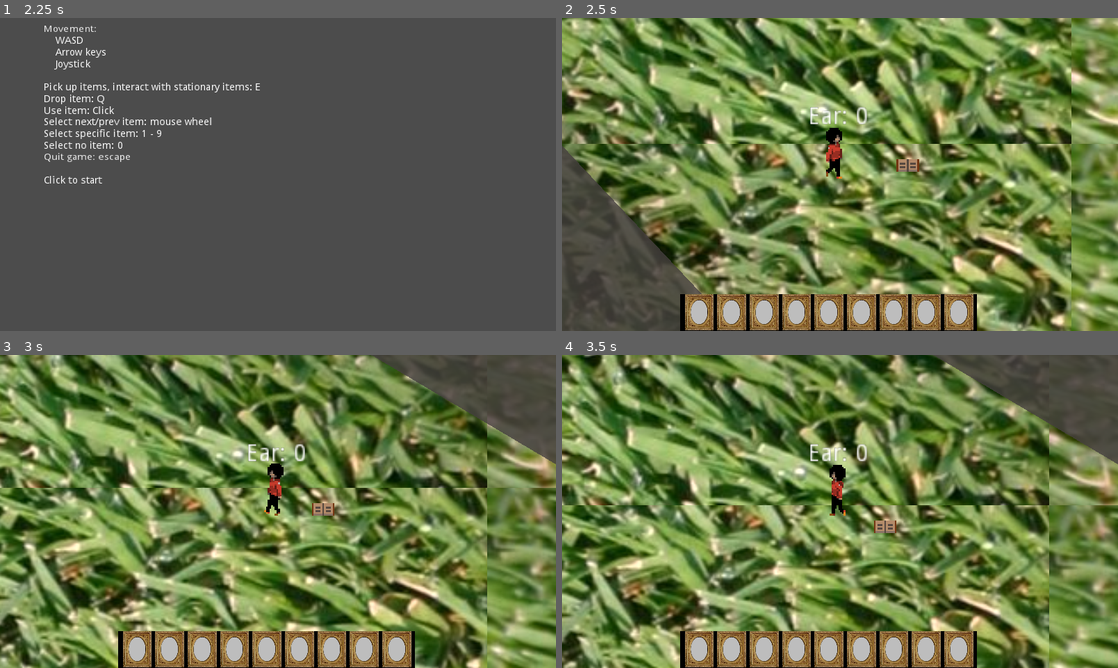
Above: before the commit, frames 1-4 (two rows, left to right).
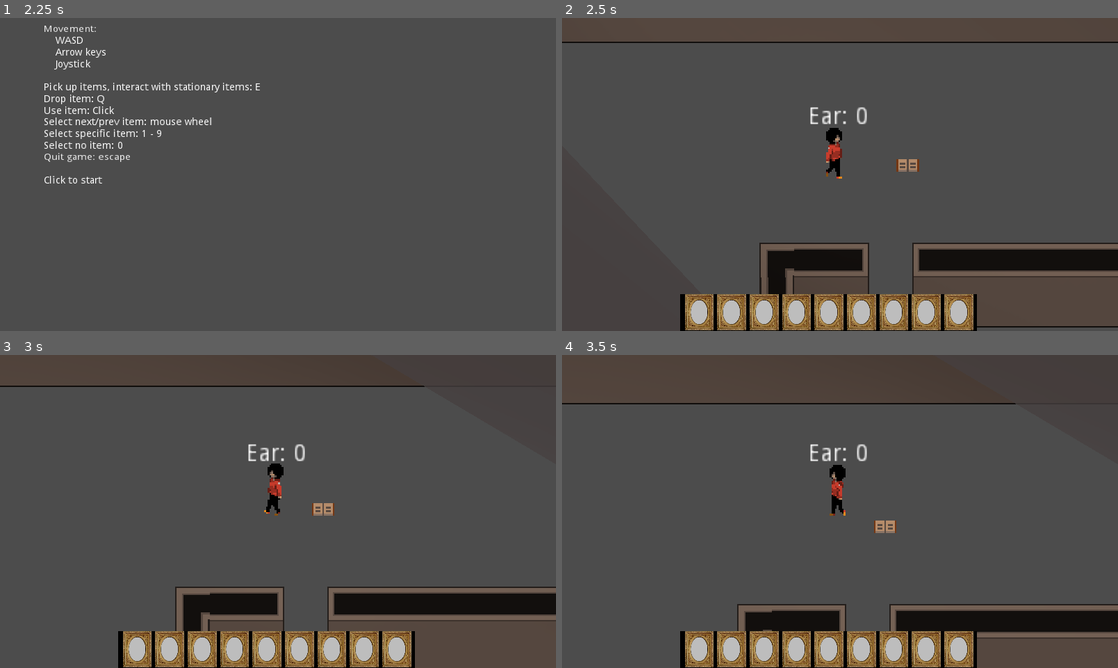
Above: after the commit, the same moments.

Repository: feyrkh/spook-encounters
Game: Godot game, scene res://scene/splashscreen/SplashScreen.tscn
The game is run twice, just before and just after one commit, with the same random seed, the same clock (stepped at 60 frames per second) and the same inputs.
Inputs (mouse positions are in pixels of both pictures, inside the frame that each line leads up to):
- Up to frame 1 (2.25 s): move the mouse to (400, 158) at 0.52 s; hold D (p1_move_right) 0.53-1.28 s; click (400, 158) at 0.6 s; tap Enter at 1.25 s; move the mouse to (166, 190) at 1.27 s; hold S (p1_move_down) 1.28-2.03 s; tap Tab (cycle_selected_item) at 1.35 s; click (166, 190) at 1.55 s; move the mouse to (333, 105) at 2.02 s; hold D (p1_move_right) from 2.03 s (still down); tap X (drop_held_item) at 2.1 s
- Up to frame 2 (2.5 s): keep holding D (p1_move_right); click (895, 105) at 2.3 s
- Up to frame 3 (3 s): move the mouse to (250, 574) at 2.77 s; release D (p1_move_right) at 2.78 s; hold W (p1_move_up) from 2.78 s (still down); tap 0 (inv_select_0) at 2.85 s
- Up to frame 4 (3.5 s): keep holding W (p1_move_up); click (812, 574) at 3.05 s

Frame 1 is identical in both runs. In frame 2, 84% of the frame differs, in the area x 0-100%, y 0-100%; in frame 3, 87%; in frame 4, 87%.

Commit message:
9-patch room demo with obstructions

Diff:
--- /dev/null
+++ b/assets/wall segments/9patch-wall.gd
@@ -0,0 +1,8 @@
+extends NinePatchRect
+
+
+# Called when the node enters the scene tree for the first time.
+func _ready():
+	$StaticBody2D/MoveObstruction.shape = RectangleShape2D.new()
+	$StaticBody2D/MoveObstruction.shape.extents = self.rect_size/2
+	$StaticBody2D/MoveObstruction.position = self.rect_size/2
--- /dev/null
+++ b/assets/wall segments/9patch-wall.tscn
@@ -0,0 +1,36 @@
+[gd_scene load_steps=5 format=2]
+
+[ext_resource path="res://assets/wall segments/wall-stretch_vertical.png" type="Texture" id=1]
+[ext_resource path="res://assets/wall segments/9patch-wall.gd" type="Script" id=2]
+
+[sub_resource type="RectangleShape2D" id=1]
+extents = Vector2( 20, 24 )
+
+[sub_resource type="OccluderPolygon2D" id=2]
+cull_mode = 1
+polygon = PoolVector2Array( 40, 0, 0, 0, 0, 19, 40, 19 )
+
+[node name="wall" type="NinePatchRect"]
+margin_right = 40.0
+margin_bottom = 40.0
+texture = ExtResource( 1 )
+patch_margin_left = 5
+patch_margin_top = 5
+patch_margin_right = 5
+patch_margin_bottom = 43
+script = ExtResource( 2 )
+__meta__ = {
+"_edit_use_anchors_": false
+}
+
+[node name="StaticBody2D" type="StaticBody2D" parent="."]
+collision_mask = 0
+
+[node name="MoveObstruction" type="CollisionShape2D" parent="StaticBody2D"]
+visible = false
+position = Vector2( 20, 24 )
+shape = SubResource( 1 )
+
+[node name="LightOccluder2D" type="LightOccluder2D" parent="."]
+visible = false
+occluder = SubResource( 2 )
--- /dev/null
+++ b/assets/wall segments/wall-stretch_vertical.tscn
@@ -0,0 +1,7 @@
+[gd_scene load_steps=2 format=2]
+
+[ext_resource path="res://assets/wall segments/wall-stretch_vertical.png" type="Texture" id=1]
+
+[node name="wall-stretch_vertical" type="Sprite"]
+texture = ExtResource( 1 )
+centered = false
--- /dev/null
+++ b/assets/wall segments/wall_piece-corner_T.tscn
@@ -0,0 +1,6 @@
+[gd_scene load_steps=2 format=2]
+
+[ext_resource path="res://assets/wall segments/wall_piece-corner_T.png" type="Texture" id=1]
+
+[node name="wall_piece-corner_T" type="Sprite"]
+texture = ExtResource( 1 )
--- /dev/null
+++ b/assets/wall segments/wall_piece-corner_top.tscn
@@ -0,0 +1,6 @@
+[gd_scene load_steps=2 format=2]
+
+[ext_resource path="res://assets/wall segments/wall_piece-corner_top.png" type="Texture" id=1]
+
+[node name="wall_piece-corner_top" type="Sprite"]
+texture = ExtResource( 1 )
--- /dev/null
+++ b/assets/wall segments/wall_piece-vertical_center.tscn
@@ -0,0 +1,7 @@
+[gd_scene load_steps=2 format=2]
+
+[ext_resource path="res://assets/wall segments/wall_piece-vertical_center.png" type="Texture" id=1]
+
+[node name="wall_piece-vertical_center" type="Sprite"]
+texture = ExtResource( 1 )
+centered = false
--- a/levels/Tutorial.tscn
+++ b/levels/Tutorial.tscn
@@ -1,92 +1,99 @@
-[gd_scene load_steps=5 format=2]
+[gd_scene load_steps=6 format=2]
 
 [ext_resource path="res://scene/player/player.tscn" type="PackedScene" id=1]
-[ext_resource path="res://img/level/grass.jpg" type="Texture" id=2]
-[ext_resource path="res://scene/props/furniture/table.tscn" type="PackedScene" id=3]
+[ext_resource path="res://assets/wall segments/wall_piece-corner_T.tscn" type="PackedScene" id=2]
+[ext_resource path="res://assets/wall segments/wall_piece-corner_top.tscn" type="PackedScene" id=3]
 [ext_resource path="res://scene/items/ExorcismBook.tscn" type="PackedScene" id=4]
+[ext_resource path="res://assets/wall segments/9patch-wall.tscn" type="PackedScene" id=7]
 
 [node name="Tutorial" type="Node2D"]
 
 [node name="Level" type="Node2D" parent="."]
+position = Vector2( -85, 37 )
 
-[node name="Grass1" type="Sprite" parent="Level"]
-position = Vector2( -700, -380 )
-texture = ExtResource( 2 )
-centered = false
+[node name="Walls" type="YSort" parent="Level"]
 
-[node name="Grass2" type="Sprite" parent="Level"]
-position = Vector2( 0, -380 )
-texture = ExtResource( 2 )
-centered = false
+[node name="Wall" parent="Level/Walls" instance=ExtResource( 7 )]
+margin_left = 693.0
+margin_top = 400.0
+margin_right = 852.0
+margin_bottom = 449.0
 
-[node name="Grass3" type="Sprite" parent="Level"]
-texture = ExtResource( 2 )
-centered = false
+[node name="Wall3" parent="Level/Walls" instance=ExtResource( 7 )]
+margin_left = 467.0
+margin_top = 236.0
+margin_right = 851.0
+margin_bottom = 285.0
 
-[node name="Grass4" type="Sprite" parent="Level"]
-position = Vector2( -700, 0 )
-texture = ExtResource( 2 )
-centered = false
+[node name="Wall2" parent="Level/Walls" instance=ExtResource( 7 )]
+margin_left = 605.0
+margin_top = 400.0
+margin_right = 668.0
+margin_bottom = 449.0
 
-[node name="Grass5" type="Sprite" parent="Level"]
-position = Vector2( 700, -380 )
-texture = ExtResource( 2 )
-centered = false
+[node name="Wall4" parent="Level/Walls" instance=ExtResource( 7 )]
+margin_left = 466.0
+margin_top = 508.0
+margin_right = 744.0
+margin_bottom = 557.0
 
-[node name="Grass6" type="Sprite" parent="Level"]
-position = Vector2( 1400, -380 )
-texture = ExtResource( 2 )
-centered = false
+[node name="Wall5" parent="Level/Walls" instance=ExtResource( 7 )]
+margin_left = 770.0
+margin_top = 508.0
+margin_right = 852.0
+margin_bottom = 557.0
 
-[node name="Grass7" type="Sprite" parent="Level"]
-position = Vector2( 1400, 0 )
-texture = ExtResource( 2 )
-centered = false
+[node name="Wall6" parent="Level/Walls" instance=ExtResource( 7 )]
+margin_left = 605.0
+margin_top = 408.0
+margin_right = 625.0
+margin_bottom = 557.0
 
-[node name="Grass8" type="Sprite" parent="Level"]
-position = Vector2( 700, 0 )
-texture = ExtResource( 2 )
-centered = false
+[node name="Wall8" parent="Level/Walls" instance=ExtResource( 7 )]
+margin_left = 466.0
+margin_top = 237.0
+margin_right = 486.0
+margin_bottom = 557.0
 
-[node name="Grass9" type="Sprite" parent="Level"]
-position = Vector2( -700, 380 )
-texture = ExtResource( 2 )
-centered = false
+[node name="Wall9" parent="Level/Walls" instance=ExtResource( 7 )]
+margin_left = 832.0
+margin_top = 242.0
+margin_right = 852.0
+margin_bottom = 445.0
 
-[node name="Grass10" type="Sprite" parent="Level"]
-position = Vector2( 0, 380 )
-texture = ExtResource( 2 )
-centered = false
+[node name="Wall7" parent="Level/Walls" instance=ExtResource( 7 )]
+margin_left = 832.0
+margin_top = 407.0
+margin_right = 852.0
+margin_bottom = 557.0
 
-[node name="Grass11" type="Sprite" parent="Level"]
-position = Vector2( 0, 760 )
-texture = ExtResource( 2 )
-centered = false
+[node name="Corners" type="Node" parent="Level"]
 
-[node name="Grass12" type="Sprite" parent="Level"]
-position = Vector2( -700, 760 )
-texture = ExtResource( 2 )
-centered = false
+[node name="wall_piece-corner_T" parent="Level/Corners" instance=ExtResource( 2 )]
+position = Vector2( 530, 555 )
+rotation = 3.14159
 
-[node name="Grass13" type="Sprite" parent="Level"]
-position = Vector2( 700, 380 )
-texture = ExtResource( 2 )
-centered = false
+[node name="wall_piece-corner_T2" parent="Level/Corners" instance=ExtResource( 2 )]
+position = Vector2( 757, 447 )
+rotation = 1.57079
 
-[node name="Grass14" type="Sprite" parent="Level"]
-position = Vector2( 1400, 380 )
-texture = ExtResource( 2 )
-centered = false
+[node name="wall_piece-corner_top" parent="Level/Corners" instance=ExtResource( 3 )]
+position = Vector2( 530, 447 )
 
-[node name="Grass15" type="Sprite" parent="Level"]
-position = Vector2( 1400, 760 )
-texture = ExtResource( 2 )
-centered = false
+[node name="wall_piece-corner_top4" parent="Level/Corners" instance=ExtResource( 3 )]
+position = Vector2( 391, 554 )
+rotation = -1.5708
 
-[node name="Grass16" type="Sprite" parent="Level"]
-position = Vector2( 700, 760 )
-texture = ExtResource( 2 )
-centered = false
+[node name="wall_piece-corner_top5" parent="Level/Corners" instance=ExtResource( 3 )]
+position = Vector2( 757, 555 )
+rotation = 3.14159
+
+[node name="wall_piece-corner_top2" parent="Level/Corners" instance=ExtResource( 3 )]
+position = Vector2( 391, 283 )
+
+[node name="wall_piece-corner_top3" parent="Level/Corners" instance=ExtResource( 3 )]
+position = Vector2( 757, 283 )
+rotation = 1.5708
 
 [node name="Props" type="YSort" parent="."]
 
@@ -96,8 +103,8 @@
 [node name="HeldItem" parent="Props/Player" index="3"]
 itemLayer = NodePath("../..")
 
-[node name="table" parent="Props" instance=ExtResource( 3 )]
-position = Vector2( 720, 180 )
+[node name="visionLighting" parent="Props/Player/visionHolder" index="1"]
+position = Vector2( -158.837, -52.6497 )
 
 [node name="CanvasModulate" type="CanvasModulate" parent="."]
 color = Color( 0.890196, 0.827451, 0.827451, 1 )
--- a/scene/player/player.tscn
+++ b/scene/player/player.tscn
@@ -74,106 +74,106 @@
 "name": "idleDownHoldItem",
 "speed": 5.0
 }, {
+"frames": [ ExtResource( 9 ) ],
+"loop": true,
+"name": "idleUpRight",
+"speed": 5.0
+}, {
+"frames": [ ExtResource( 34 ), ExtResource( 8 ), ExtResource( 27 ), ExtResource( 24 ), ExtResource( 23 ), ExtResource( 26 ), ExtResource( 29 ), ExtResource( 31 ) ],
+"loop": true,
+"name": "moveUpRight",
+"speed": 5.0
+}, {
 "frames": [ ExtResource( 65 ) ],
 "loop": true,
+"name": "idleUpRightHoldItem",
+"speed": 5.0
+}, {
+"frames": [ ExtResource( 65 ) ],
+"loop": true,
 "name": "idleDownRightHoldItem",
 "speed": 5.0
 }, {
+"frames": [ ExtResource( 64 ) ],
+"loop": true,
+"name": "idleUpHoldItem",
+"speed": 5.0
+}, {
+"frames": [ ExtResource( 34 ), ExtResource( 8 ), ExtResource( 27 ), ExtResource( 24 ), ExtResource( 23 ), ExtResource( 26 ), ExtResource( 29 ), ExtResource( 31 ) ],
+"loop": true,
+"name": "moveDownRight",
+"speed": 5.0
+}, {
+"frames": [ ExtResource( 34 ), ExtResource( 8 ), ExtResource( 27 ), ExtResource( 24 ), ExtResource( 23 ), ExtResource( 26 ), ExtResource( 29 ), ExtResource( 31 ) ],
+"loop": true,
+"name": "moveRight",
+"speed": 5.0
+}, {
+"frames": [ ExtResource( 5 ) ],
+"loop": true,
+"name": "idleDown",
+"speed": 5.0
+}, {
 "frames": [ ExtResource( 65 ) ],
 "loop": true,
-"name": "idleUpRightHoldItem",
-"speed": 5.0
-}, {
-"frames": [ ExtResource( 65 ) ],
-"loop": true,
 "name": "idleRightHoldItem",
 "speed": 5.0
 }, {
-"frames": [ ExtResource( 64 ) ],
-"loop": true,
-"name": "idleUpHoldItem",
-"speed": 5.0
-}, {
 "frames": [ ExtResource( 55 ), ExtResource( 42 ), ExtResource( 47 ), ExtResource( 57 ), ExtResource( 46 ), ExtResource( 53 ), ExtResource( 62 ), ExtResource( 11 ) ],
 "loop": true,
 "name": "moveDownHoldItem",
 "speed": 5.0
 }, {
+"frames": [ ExtResource( 9 ) ],
+"loop": true,
+"name": "idleRight",
+"speed": 5.0
+}, {
+"frames": [ ExtResource( 4 ), ExtResource( 30 ), ExtResource( 12 ), ExtResource( 10 ), ExtResource( 28 ), ExtResource( 35 ), ExtResource( 33 ), ExtResource( 36 ) ],
+"loop": true,
+"name": "moveUp",
+"speed": 5.0
+}, {
 "frames": [ ExtResource( 60 ), ExtResource( 61 ), ExtResource( 56 ), ExtResource( 49 ), ExtResource( 50 ), ExtResource( 51 ), ExtResource( 58 ), ExtResource( 59 ) ],
 "loop": true,
+"name": "moveDownRightHoldItem",
+"speed": 5.0
+}, {
+"frames": [ ExtResource( 60 ), ExtResource( 61 ), ExtResource( 56 ), ExtResource( 49 ), ExtResource( 50 ), ExtResource( 51 ), ExtResource( 58 ), ExtResource( 59 ) ],
+"loop": true,
+"name": "moveUpRightHoldItem",
+"speed": 5.0
+}, {
+"frames": [ ExtResource( 6 ) ],
+"loop": true,
+"name": "idleUp",
+"speed": 5.0
+}, {
+"frames": [ ExtResource( 37 ), ExtResource( 38 ), ExtResource( 40 ), ExtResource( 39 ), ExtResource( 1 ), ExtResource( 25 ), ExtResource( 32 ), ExtResource( 7 ) ],
+"loop": true,
+"name": "moveDown",
+"speed": 5.0
+}, {
+"frames": [ ExtResource( 9 ) ],
+"loop": true,
+"name": "idleDownRight",
+"speed": 5.0
+}, {
+"frames": [ ExtResource( 60 ), ExtResource( 61 ), ExtResource( 56 ), ExtResource( 49 ), ExtResource( 50 ), ExtResource( 51 ), ExtResource( 58 ), ExtResource( 59 ) ],
+"loop": true,
 "name": "moveRightHoldItem",
 "speed": 5.0
 }, {
-"frames": [ ExtResource( 60 ), ExtResource( 61 ), ExtResource( 56 ), ExtResource( 49 ), ExtResource( 50 ), ExtResource( 51 ), ExtResource( 58 ), ExtResource( 59 ) ],
-"loop": true,
-"name": "moveDownRightHoldItem",
-"speed": 5.0
-}, {
 "frames": [ ExtResource( 41 ), ExtResource( 63 ), ExtResource( 43 ), ExtResource( 48 ), ExtResource( 44 ), ExtResource( 45 ), ExtResource( 54 ), ExtResource( 52 ) ],
 "loop": true,
 "name": "moveUpHoldItem",
-"speed": 5.0
-}, {
-"frames": [ ExtResource( 60 ), ExtResource( 61 ), ExtResource( 56 ), ExtResource( 49 ), ExtResource( 50 ), ExtResource( 51 ), ExtResource( 58 ), ExtResource( 59 ) ],
-"loop": true,
-"name": "moveUpRightHoldItem",
-"speed": 5.0
-}, {
-"frames": [ ExtResource( 6 ) ],
-"loop": true,
-"name": "idleUp",
-"speed": 5.0
-}, {
-"frames": [ ExtResource( 9 ) ],
-"loop": true,
-"name": "idleRight",
-"speed": 5.0
-}, {
-"frames": [ ExtResource( 4 ), ExtResource( 30 ), ExtResource( 12 ), ExtResource( 10 ), ExtResource( 28 ), ExtResource( 35 ), ExtResource( 33 ), ExtResource( 36 ) ],
-"loop": true,
-"name": "moveUp",
-"speed": 5.0
-}, {
-"frames": [ ExtResource( 34 ), ExtResource( 8 ), ExtResource( 27 ), ExtResource( 24 ), ExtResource( 23 ), ExtResource( 26 ), ExtResource( 29 ), ExtResource( 31 ) ],
-"loop": true,
-"name": "moveDownRight",
-"speed": 5.0
-}, {
-"frames": [ ExtResource( 34 ), ExtResource( 8 ), ExtResource( 27 ), ExtResource( 24 ), ExtResource( 23 ), ExtResource( 26 ), ExtResource( 29 ), ExtResource( 31 ) ],
-"loop": true,
-"name": "moveRight",
-"speed": 5.0
-}, {
-"frames": [ ExtResource( 9 ) ],
-"loop": true,
-"name": "idleUpRight",
-"speed": 5.0
-}, {
-"frames": [ ExtResource( 34 ), ExtResource( 8 ), ExtResource( 27 ), ExtResource( 24 ), ExtResource( 23 ), ExtResource( 26 ), ExtResource( 29 ), ExtResource( 31 ) ],
-"loop": true,
-"name": "moveUpRight",
-"speed": 5.0
-}, {
-"frames": [ ExtResource( 5 ) ],
-"loop": true,
-"name": "idleDown",
-"speed": 5.0
-}, {
-"frames": [ ExtResource( 9 ) ],
-"loop": true,
-"name": "idleDownRight",
-"speed": 5.0
-}, {
-"frames": [ ExtResource( 37 ), ExtResource( 38 ), ExtResource( 40 ), ExtResource( 39 ), ExtResource( 1 ), ExtResource( 25 ), ExtResource( 32 ), ExtResource( 7 ) ],
-"loop": true,
-"name": "moveDown",
 "speed": 5.0
 } ]
 
 [sub_resource type="RectangleShape2D" id=2]
 extents = Vector2( 82, 75 )
 
-[sub_resource type="CircleShape2D" id=7]
+[sub_resource type="CircleShape2D" id=3]
 radius = 3.27124
 
 [sub_resource type="ShaderMaterial" id=4]
@@ -250,10 +250,9 @@
 [node name="Held" type="Node2D" parent="HeldItem"]
 
 [node name="WalkCollision" type="CollisionShape2D" parent="."]
-visible = false
-position = Vector2( -0.994247, 0.686474 )
+position = Vector2( 0.120633, -2.28654 )
 rotation = 1.5708
-shape = SubResource( 7 )
+shape = SubResource( 3 )
 
 [node name="Camera2D" type="Camera2D" parent="."]
 position = Vector2( 1.83675, -2.35031 )
@@ -310,7 +309,7 @@
 
 [node name="visionLighting" type="Light2D" parent="visionHolder"]
 show_behind_parent = true
-position = Vector2( -149.109, -17.6353 )
+position = Vector2( -147.251, -21.3516 )
 scale = Vector2( 2.05269, 21.0249 )
 texture = ExtResource( 20 )
 offset = Vector2( 200, 0 )
Not shown, added: assets/wall segments/room1.png.import
Not shown, added: assets/wall segments/room2.png.import
Not shown, added: assets/wall segments/wall-stretch_vertical.png.import
Not shown, added: assets/wall segments/wall_piece-cap_rotatable.png.import
Not shown, added: assets/wall segments/wall_piece-corner_T.png.import
Not shown, added: assets/wall segments/wall_piece-corner_bottom.png.import
Not shown, added: assets/wall segments/wall_piece-corner_top.png.import
Not shown, added: assets/wall segments/wall_piece-horizontal_center.png.import
Not shown, added: assets/wall segments/wall_piece-vertical_cap_bottom.png.import
Not shown, added: assets/wall segments/wall_piece-vertical_center.png.import
